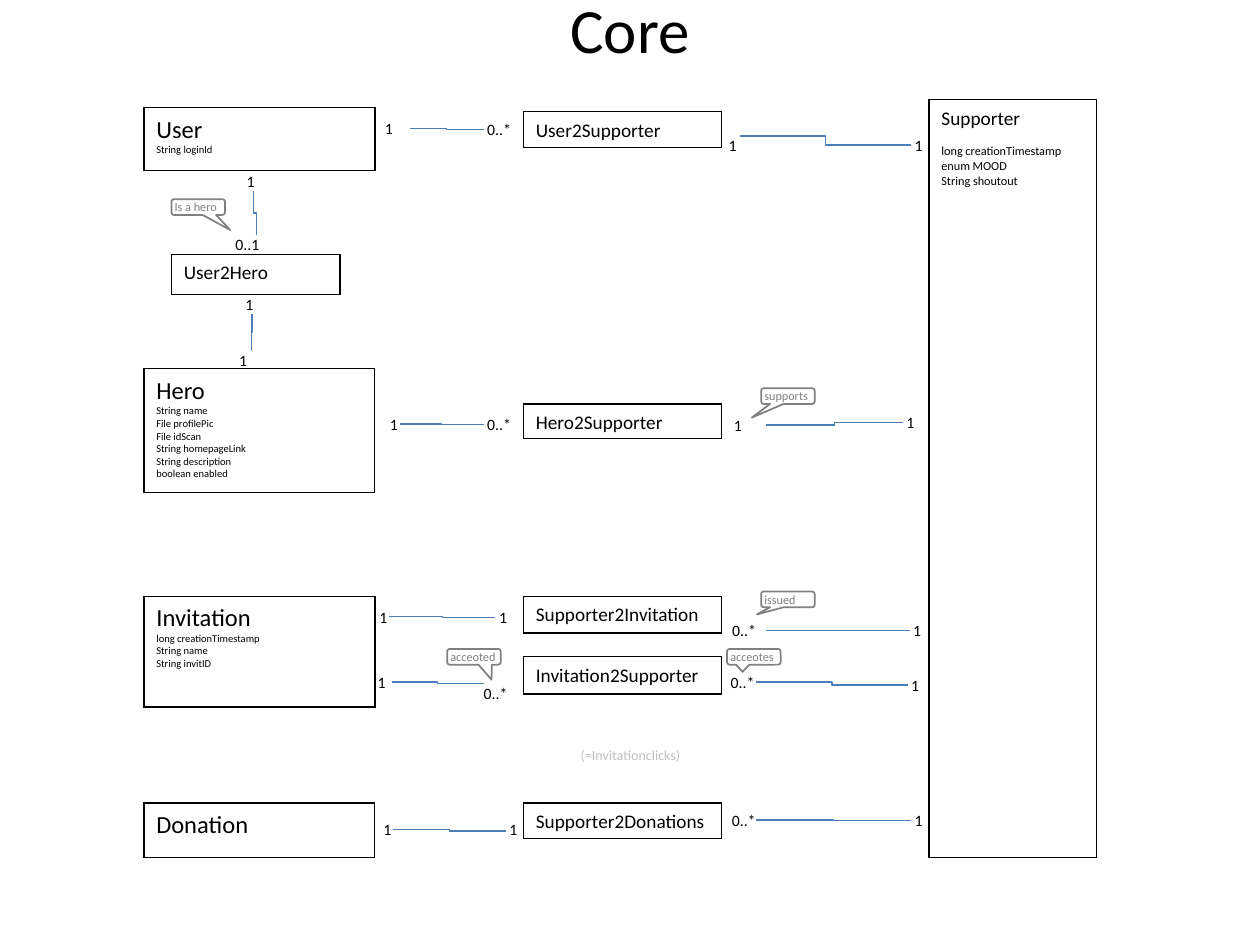
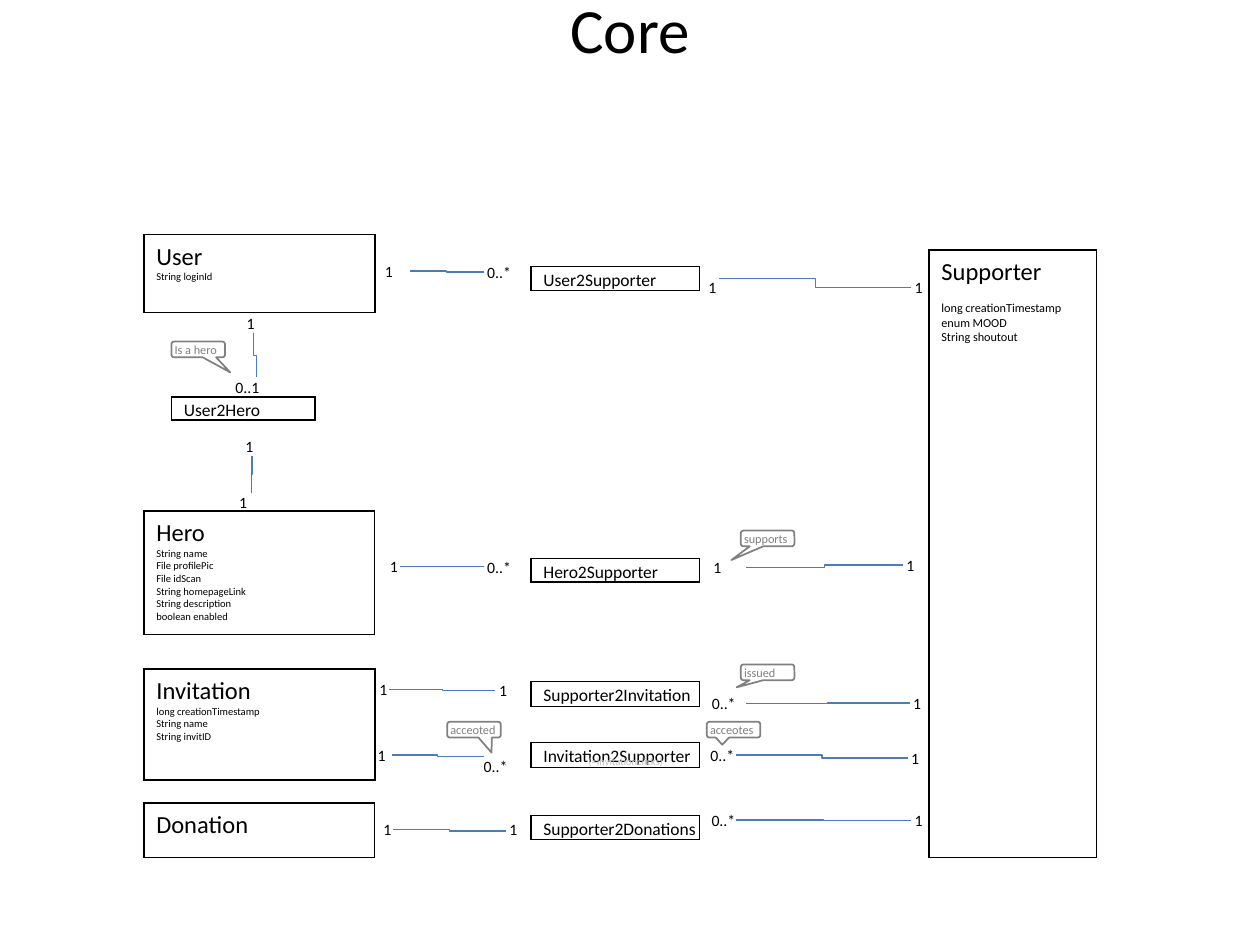
Before and after one commit to MoritzTheile/com.supeyou, a slide deck: slide 2 of com.supeyou.project/doc/SupeYou.entities.pptx. Drawn at 1260x945 pixels with LibreOffice and Linux fonts; fonts in the diff are those of the drawing. Boxes give left, top, right and bottom in pixels: in the first picture for what was removed or moved away, otherwise in the second. Text is boxed around its words. In the diff, an @@ line names an element or a change of style, - is before the commit and + after.

```diff
--- a/com.supeyou.project/doc/SupeYou.entities.pptx
+++ b/com.supeyou.project/doc/SupeYou.entities.pptx
@@ rectangle "User": place and size @@
-rectangle "User" at (144,108,374,171)
+rectangle "User" at (144,234,374,312)
@@ rectangle "User2Supporter": place and size @@
-rectangle "User2Supporter" at (523,112,721,149)
+rectangle "User2Supporter" at (532,267,701,291)
@@ text "1": place and size @@
-text "1" at (729,141,737,151)
+text "1" at (708,283,716,293)
@@ rectangle "Supporter": place and size @@
-rectangle "Supporter" at (929,100,1096,858)
+rectangle "Supporter" at (929,251,1096,858)
@@ rectangle "Supporter" at (929,251,1096,858): size 11 to 14 pt in "Supporter" @@
@@ elbow line moved from (740, 136) - (911, 145) to (719, 278) - (911, 287) @@
@@ 3 texts, 2 elbow lines, 1 rectangle: place and size @@
-3 texts, 2 elbow lines, 1 rectangle at (144,177,914,493)
+3 texts, 2 elbow lines, 1 rectangle at (144,319,914,635)
@@ rectangle "User2Hero": place and size @@
-rectangle "User2Hero" at (171,255,340,295)
+rectangle "User2Hero" at (171,397,315,420)
@@ 7 texts, 2 elbow lines, 1 rounded speech box: place and size @@
-7 texts, 2 elbow lines, 1 rounded speech box at (171,124,923,430)
+7 texts, 2 elbow lines, 1 rounded speech box at (171,267,923,573)
@@ rounded speech box "supports": place and size @@
-rounded speech box "supports" at (761,388,815,403)
+rounded speech box "supports" at (741,530,795,546)
@@ size 11 to 10 pt in 6 elements at (532,815,701,839), (532,682,701,707), (532,742,701,767), (171,397,315,420), (532,267,701,291), (532,559,701,582) @@
@@ rectangle "Hero2Supporter": place and size @@
-rectangle "Hero2Supporter" at (523,404,721,438)
+rectangle "Hero2Supporter" at (532,559,701,582)
@@ text "1": place and size @@
-text "1" at (734,421,742,431)
+text "1" at (713,563,721,573)
@@ elbow line moved from (902, 422) - (766, 425) to (902, 564) - (746, 567) @@
@@ 2 texts, 1 elbow line: place and size @@
-2 texts, 1 elbow line at (389,617,921,699)
+2 texts, 1 elbow line at (389,689,921,772)
@@ rectangle "Supporter2Invitation": place and size @@
-rectangle "Supporter2Invitation" at (523,596,721,633)
+rectangle "Supporter2Invitation" at (532,682,701,707)
@@ 2 rounded speech boxes, 2 texts: place and size @@
-2 rounded speech boxes, 2 texts at (727,591,815,688)
+2 rounded speech boxes, 2 texts at (707,664,795,761)
@@ elbow line moved from (910, 630) - (766, 630) to (910, 703) - (746, 703) @@
@@ rectangle "Invitation2Supporter": place and size @@
-rectangle "Invitation2Supporter" at (523,656,721,694)
+rectangle "Invitation2Supporter" at (532,742,701,767)
@@ 4 texts, 1 rectangle, 1 rounded speech box, 1 elbow line: place and size @@
-4 texts, 1 rectangle, 1 rounded speech box, 1 elbow line at (144,596,919,707)
+4 texts, 1 rectangle, 1 rounded speech box, 1 elbow line at (144,669,919,780)
@@ text "(=Invitationclicks)": place and size @@
-text "(=Invitationclicks)" at (581,750,680,762)
+text "(=Invitationclicks)" at (588,757,662,768)
@@ text "(=Invitationclicks)" at (588,757,662,768): size 8 to 6 pt @@
@@ elbow line moved from (907, 685) - (756, 682) to (907, 759) - (736, 755) @@
@@ rectangle "Supporter2Donations": place and size @@
-rectangle "Supporter2Donations" at (523,803,721,839)
+rectangle "Supporter2Donations" at (532,815,701,839)
@@ text "0..*": place and size @@
-text "0..*" at (732,815,756,826)
+text "0..*" at (712,815,736,826)
@@ elbow line moved from (756, 820) - (911, 820) to (736, 820) - (911, 820) @@
```
Also in this commit, not shown: 1 other slide changed, 8 other files.
